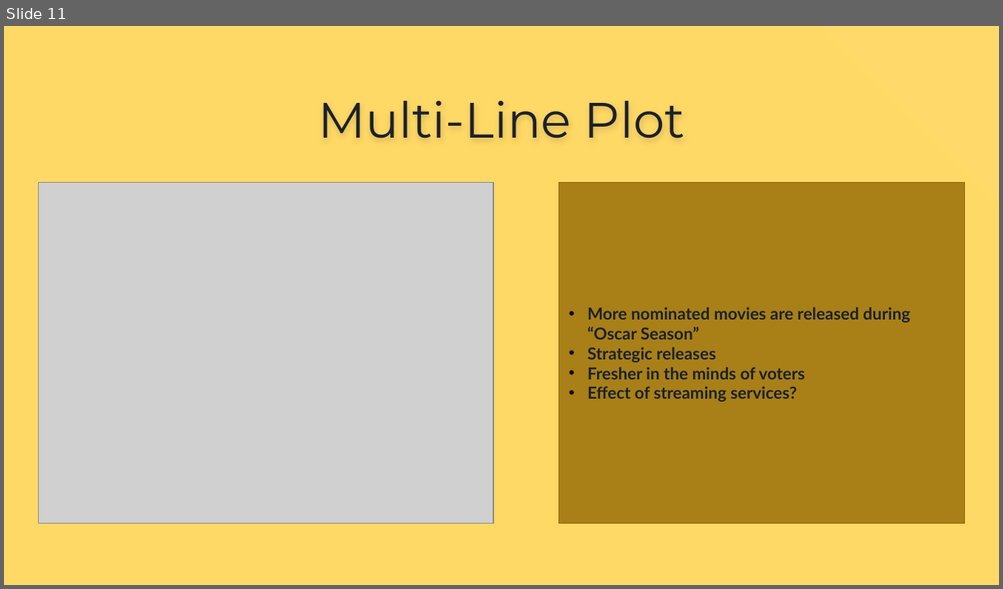
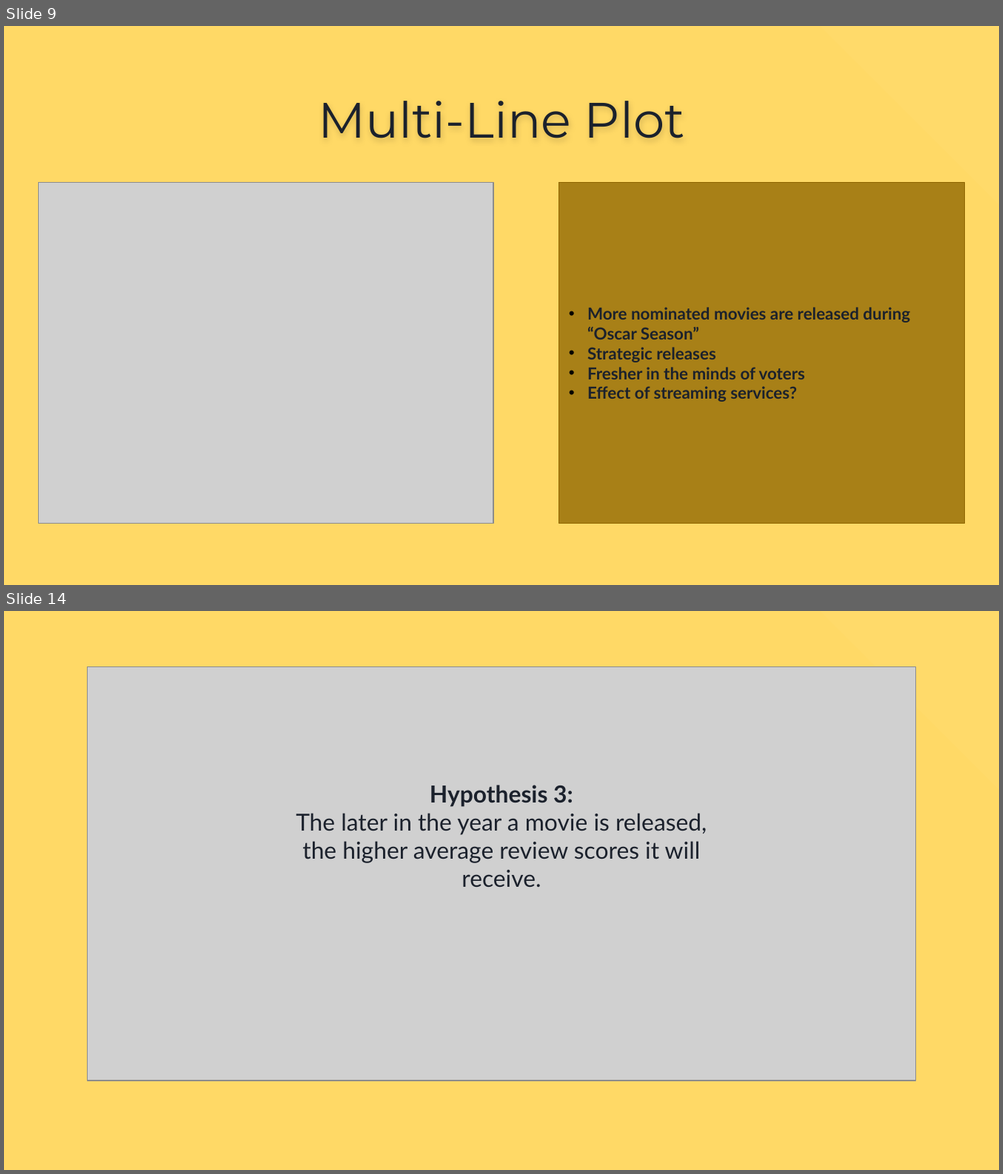
Before and after one commit to jamieah80/group-project-one, a slide deck: Group Project Presentation (1).pptx. Shown one above the other, each under a label of ours: slide 11 before the commit, slides 9 and 14 after it; the slides between them are not shown. The pictures are 1003x589 and 1003x1174 pixels, drawn with LibreOffice and Linux fonts; fonts in the diff are those of the drawing; grey boxes stand for pictures. Boxes give left, top, right and bottom in pixels: in the first picture for what was removed or moved away, otherwise in the second. Text is boxed around its words. In the diff, an @@ line names an element or a change of style, - is before the commit and + after.

```diff
--- a/Group Project Presentation (1).pptx
+++ b/Group Project Presentation (1).pptx
@@ slide 14 added at [4,611,999,1170], background #FFD966; not listed: 1 template element that a slide beside it also shows @@
@@ picture added at [88,667,916,1080] @@
@@ rectangle added at [142,667,862,1080], fill #EFEFEF, outline #D9D9D9 0.75 pt @@
@@ text added at [296,785,706,887], 17 pt, text #1B212C @@
+Hypothesis 3:
+The later in the year a movie is released, the higher average review scores it will receive.
@@ what was slide 11 is now slide 9 @@
```
Also in this commit, not shown: 9 other slides added, 4 slides removed, 1 other file.
